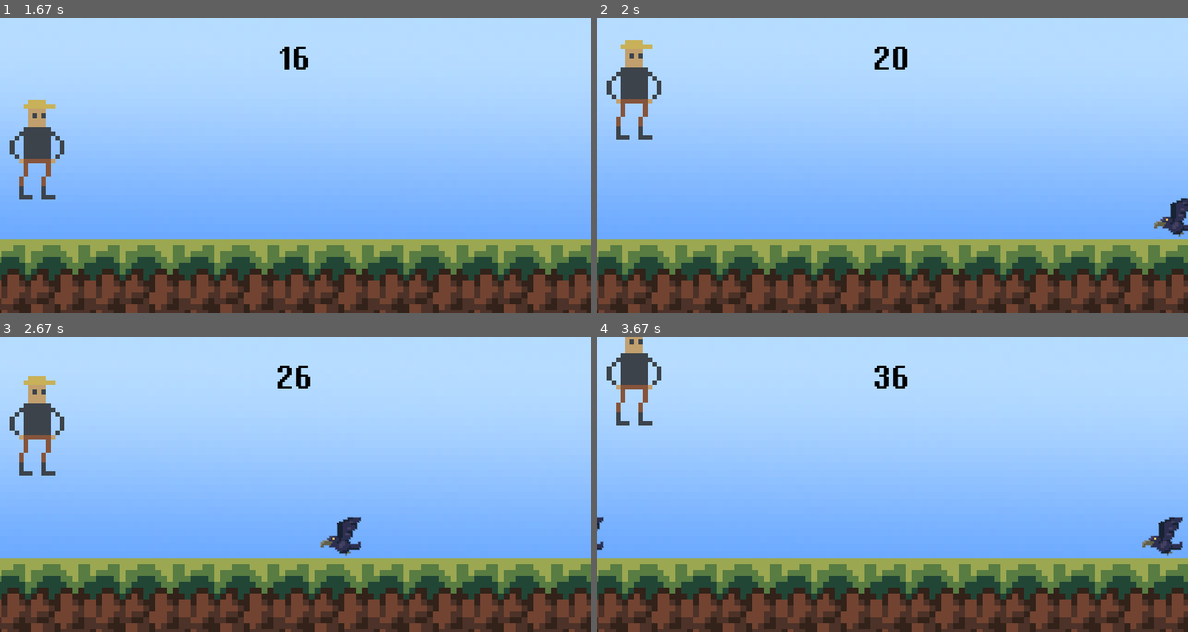
Above: before the commit, frames 1-4 (two rows, left to right).
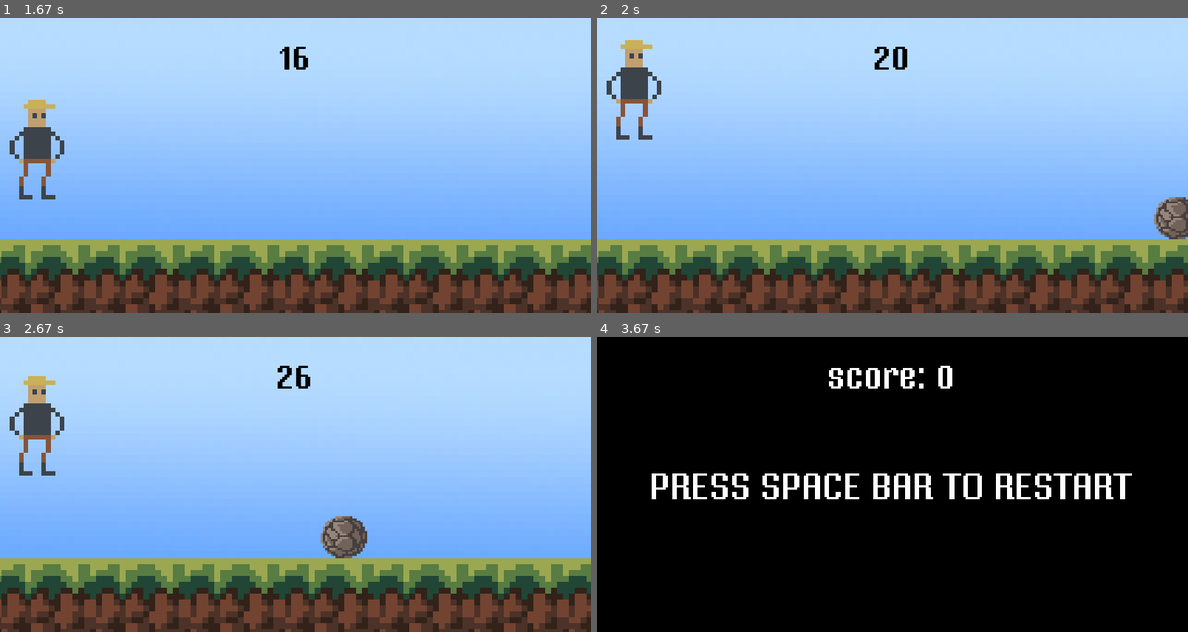
Above: after the commit, the same moments.

Repository: Dan-96/Pygame-Runner
Game: pygame game, started from main.py
Same seed, same stepped clock (60 frames per second), same inputs: the game is played once before the commit and once after it.
Inputs (mouse positions are in pixels of both pictures, inside the frame that each line leads up to):
- Up to frame 1 (1.67 s): click (35, 206) at 0.38 s; click (295, 183) at 0.72 s; click (35, 189) at 1.05 s
- Up to frame 2 (2 s): tap Space at 1.83 s
- Up to frame 3 (2.67 s): tap Space at 2.23, 2.53 s
- Up to frame 4 (3.67 s): click (797, 387) at 3.05 s; tap Space at 3.4 s

Frame 1 is identical in both runs. In frame 2, 0.7% of the frame differs, in the area x 94-100%, y 60-75%; in frame 3, 0.9%; in frame 4, 100%, in the area x 0-100%, y 0-100%.

Commit message:
Code enhancements.
Added collisions, new enemy and fixed player start position after restarting the level.

Diff:
--- a/main.py
+++ b/main.py
@@ -15,7 +15,7 @@
     if obstacle_list:
         for obstacle_rect in obstacle_list:
             obstacle_rect.left -= 8
-            if obstacle_rect.midbottom == 300:
+            if obstacle_rect.bottom == 300:
                 screen.blit(boulder_surf, obstacle_rect)
             else:
                 screen.blit(bird_surf, obstacle_rect)
@@ -23,6 +23,14 @@
         return obstacle_list
     else:
         return []
+
+
+def collisions(player, obstacles):
+    if obstacles:
+        for obstacle_rect in obstacles:
+            if player.colliderect(obstacle_rect):
+                return False
+    return True
 
 
 pygame.init()
@@ -103,15 +111,12 @@
         print(len(obstacle_rect_list))
 
         # Collisions with enemy
-        # if player_rect.colliderect(boulder_rect):
-        #     if player_rect.collidepoint(boulder_rect.topleft) or \
-        #             player_rect.collidepoint(boulder_rect.topright) or \
-        #             player_rect.collidepoint(boulder_rect.bottomleft) or \
-        #             player_rect.collidepoint(boulder_rect.bottomright):
-        #         boulder_rect.left = 800
-        #         game_active = False
+        game_active = collisions(player_rect, obstacle_rect_list)
 
     else:
+        obstacle_rect_list.clear()
+        player_rect.midbottom = (50, 300)
+        player_gravity = 0
         score_surf2 = font.render('PRESS SPACE BAR TO RESTART', False, 'white')
         score_rect2 = score_surf2.get_rect(center=(400, 200))
         score_message = font.render(f'score: {score}', False, 'white')
